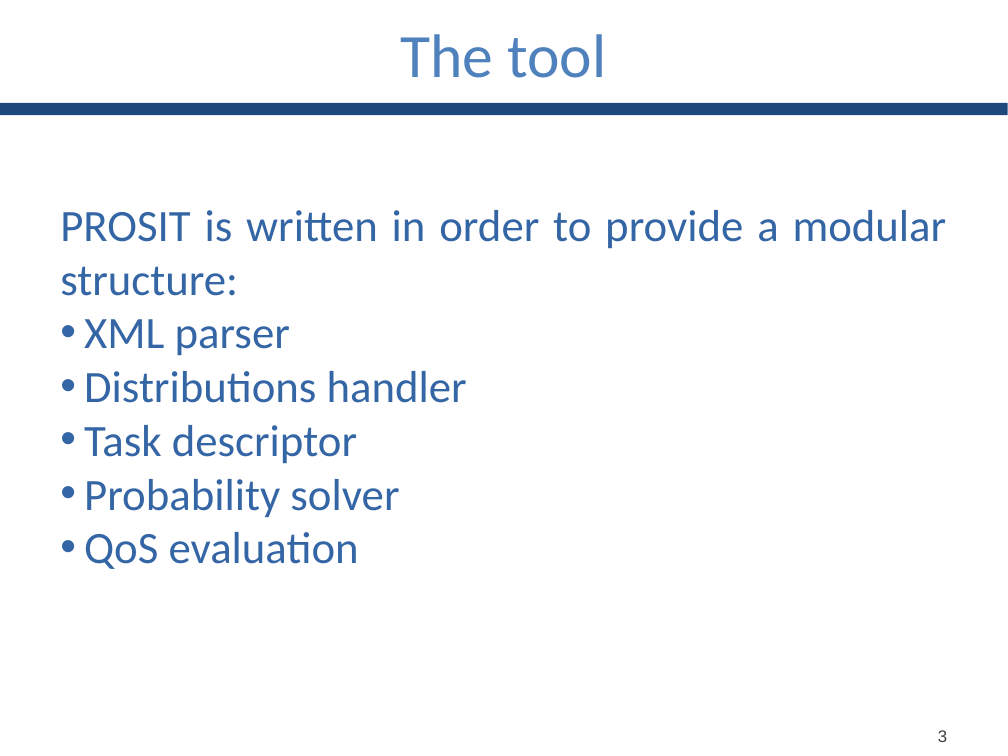
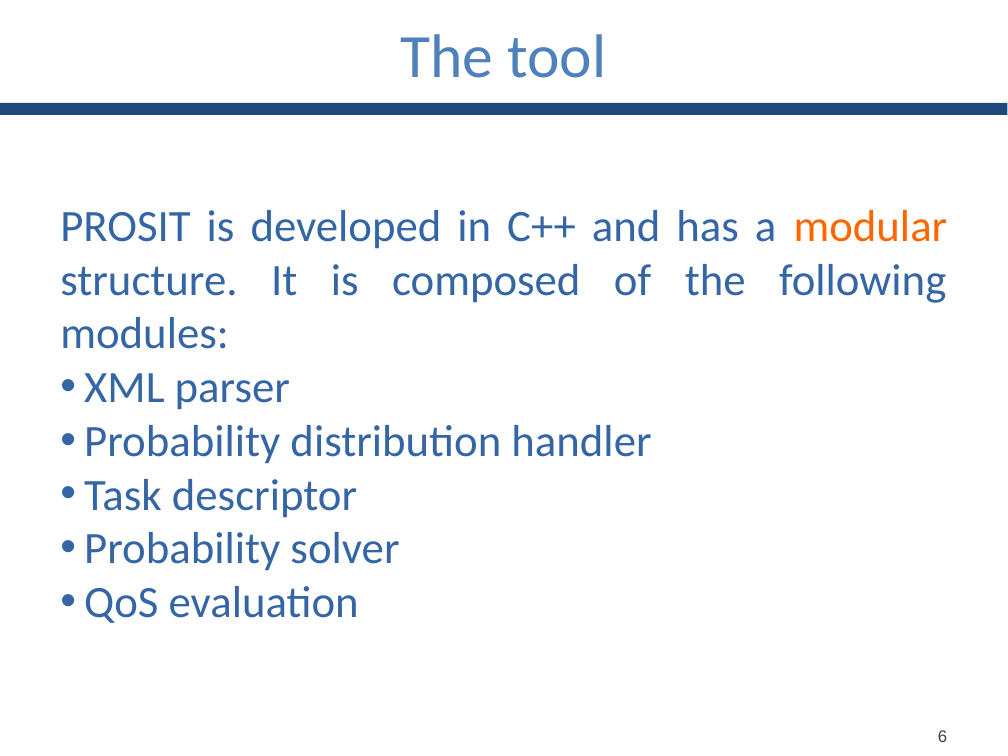
Before and after one commit to GianlucaBortoli/bachelorThesis, a slide deck: slide 7 of slides/slides.pptx. Drawn at 1008x756 pixels with LibreOffice and Linux fonts; fonts in the diff are those of the drawing. Boxes give left, top, right and bottom in pixels: in the first picture for what was removed or moved away, otherwise in the second. Text is boxed around its words. In the diff, an @@ line names an element or a change of style, - is before the commit and + after.

```diff
--- a/slides/slides.pptx
+++ b/slides/slides.pptx
@@ text at (60, 210, 948, 349): text changed @@
-PROSIT is written in order to provide a modular structure:
+PROSIT is developed in C++ and has a modular structure. It is composed of the following modules:
@@ text at (84, 425, 651, 464): text changed @@
-• Distributions handler
+• Probability distribution handler
@@ text at (938, 730, 947, 742): text changed @@
-3
+6
```
Also in this commit, not shown: 6 other slides changed.
